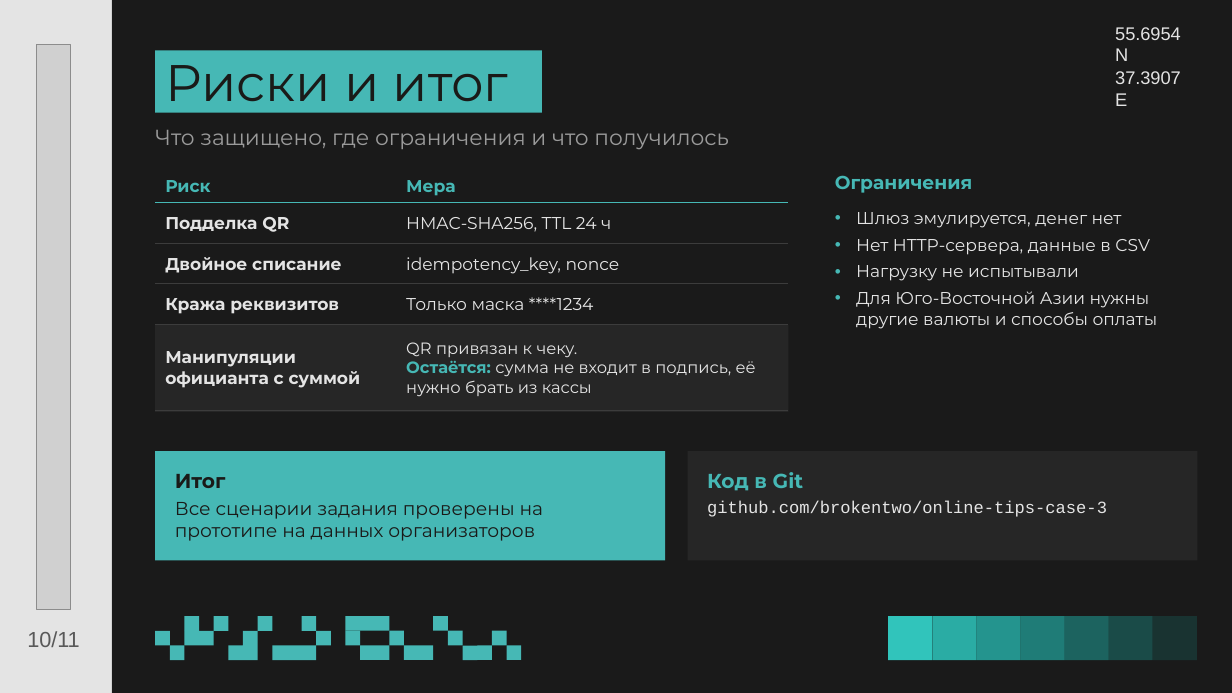
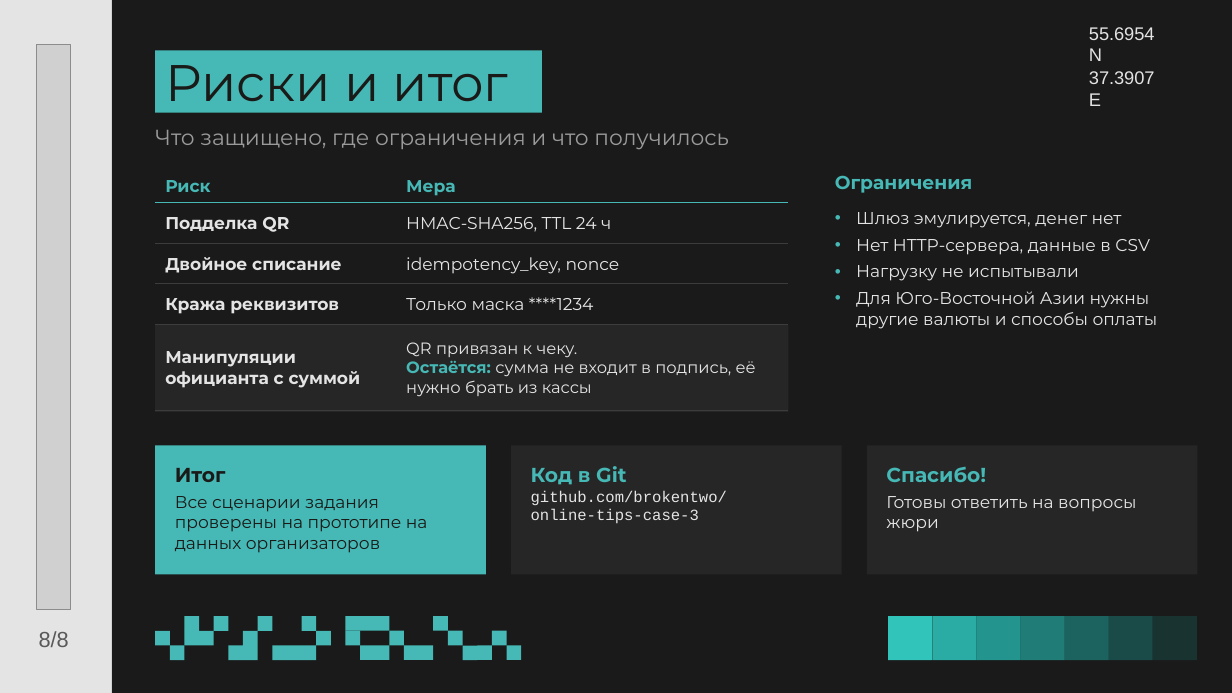
Before and after one commit to brokentwo/online-tips-case-3, a slide deck: slide 8 of презентация.pptx (slide 10 before the commit). Drawn at 1232x693 pixels with LibreOffice and Linux fonts; fonts in the diff are those of the drawing; grey boxes stand for pictures; background and template pictures are left out. Boxes give left, top, right and bottom in pixels: in the first picture for what was removed or moved away, otherwise in the second. Text is boxed around its words. In the diff, an @@ line names an element or a change of style, - is before the commit and + after.

```diff
--- a/презентация.pptx
+++ b/презентация.pptx
@@ text "55.6954 N": place and size @@
-text "55.6954 N" at bbox=[1115, 27, 1181, 106]
+text "55.6954 N" at bbox=[1089, 27, 1155, 106]
@@ rectangle "Итог": place and size @@
-rectangle "Итог" at bbox=[155, 451, 665, 560]
+rectangle "Итог" at bbox=[155, 445, 486, 574]
@@ rectangle "Код в Git": place and size @@
-rectangle "Код в Git" at bbox=[687, 451, 1197, 560]
+rectangle "Код в Git" at bbox=[511, 445, 842, 574]
@@ rectangle added at bbox=[867, 445, 1197, 574], fill #262626, 22 pt, text #E4E4E4 @@
+Спасибо!
+Готовы ответить на вопросы жюри
@@ text in rectangle at bbox=[175, 496, 428, 553]: size 24 to 22 pt @@
@@ text in rectangle at bbox=[531, 490, 727, 523]: text changed; size 22 to 20 pt @@
-github.com/brokentwo/online-tips-case-3
+github.com/brokentwo/
+online-tips-case-3
@@ text at bbox=[39, 631, 69, 647]: text changed @@
-10/11
+8/8
```
Also in this commit, not shown: 7 other slides changed, 3 slides removed, 1 other file.
